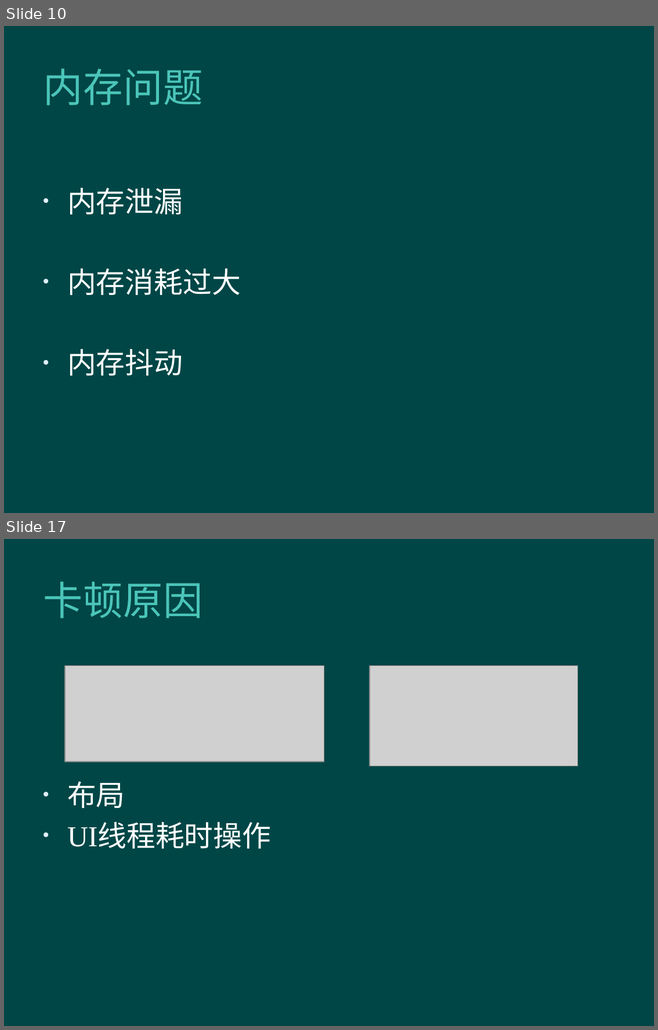
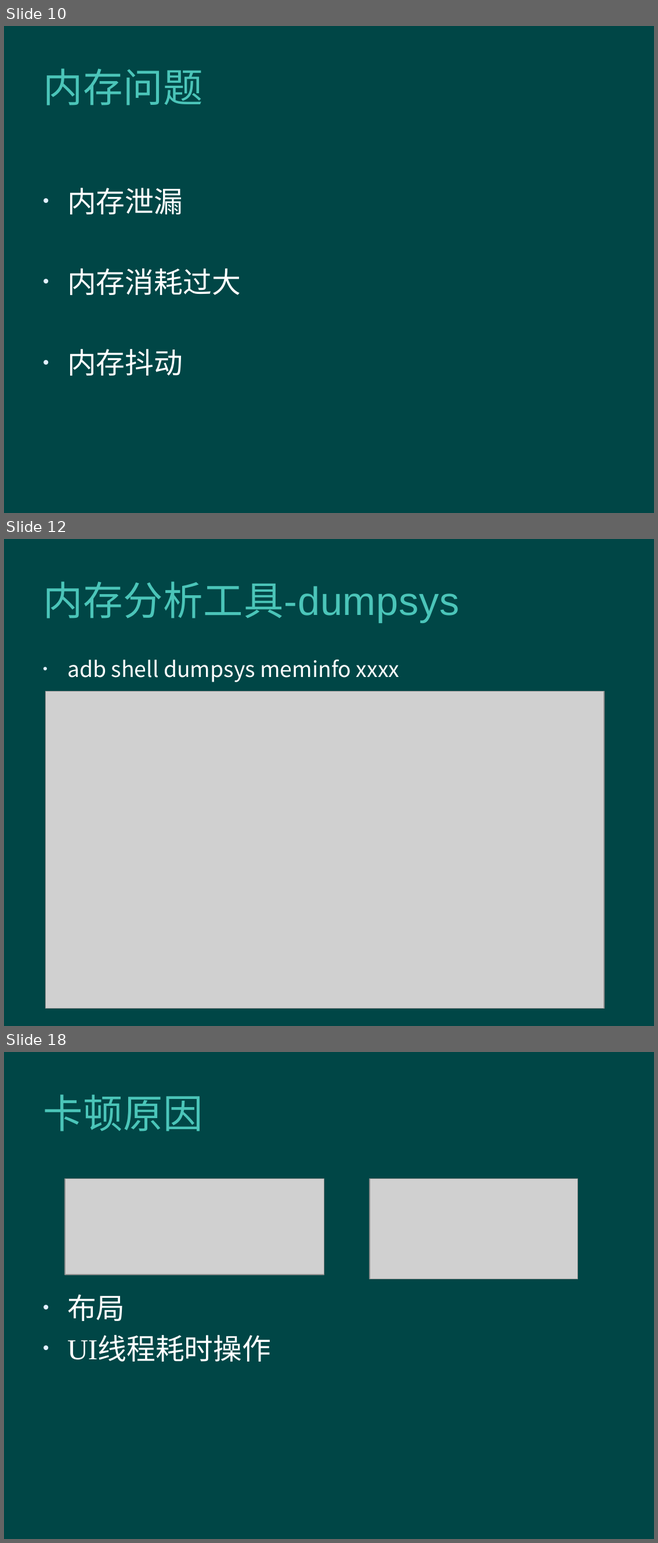
Before and after one commit to mapeiyu/OptimizationDemo, a slide deck: Android Optimization.pptx. Shown one above the other, each under a label of ours: slides 10 and 17 before the commit, slides 10, 12 and 18 after it; the slides between them are not shown. The pictures are 658x1030 and 658x1543 pixels, drawn with LibreOffice and Linux fonts; fonts in the diff are those of the drawing; grey boxes stand for pictures; background and template pictures are left out. Boxes give left, top, right and bottom in pixels: in the first picture for what was removed or moved away, otherwise in the second. Text is boxed around its words. In the diff, an @@ line names an element or a change of style, - is before the commit and + after.

```diff
--- a/Android Optimization.pptx
+++ b/Android Optimization.pptx
@@ slide 12 added at box(4, 539, 654, 1026), background #004646 @@
@@ title added at box(43, 581, 459, 623), 44 pt, text #4BC5B9 @@
+内存分析工具-dumpsys
@@ text added at box(67, 660, 399, 682), 24 pt, text #FFFFFF @@
+• adb shell dumpsys meminfo xxxx
@@ picture added at box(46, 691, 604, 1009) @@
@@ what was slide 17 is now slide 18 @@
```
Also in this commit, not shown: 18 slides changed, 1 other slide added.
